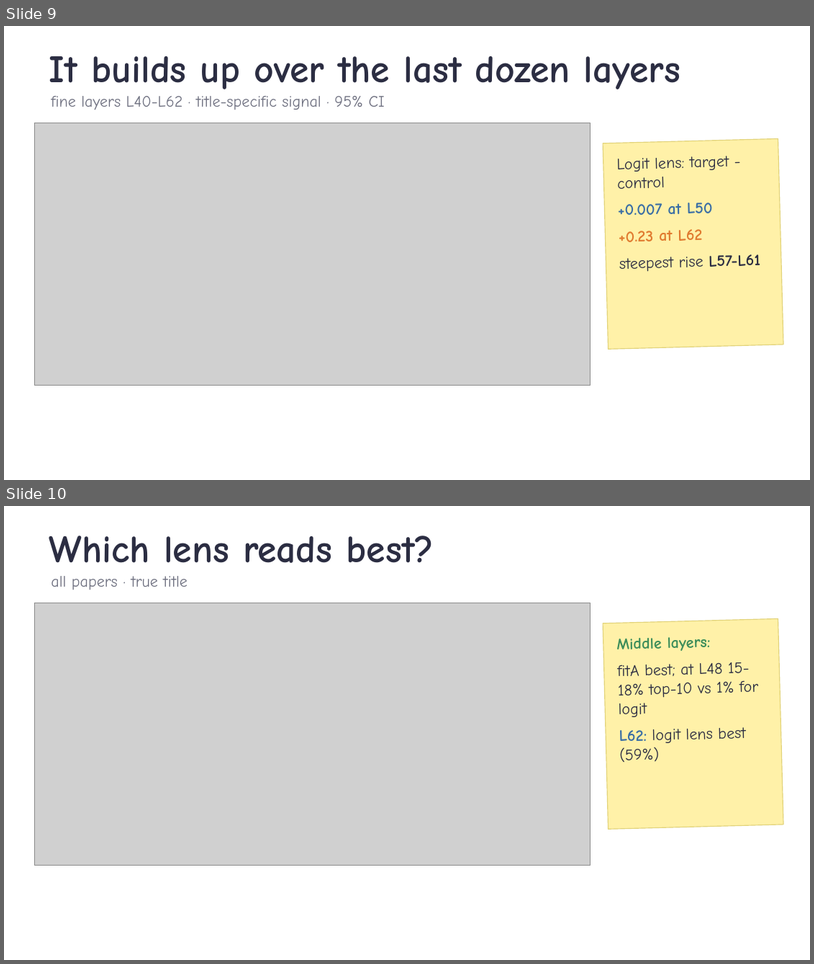
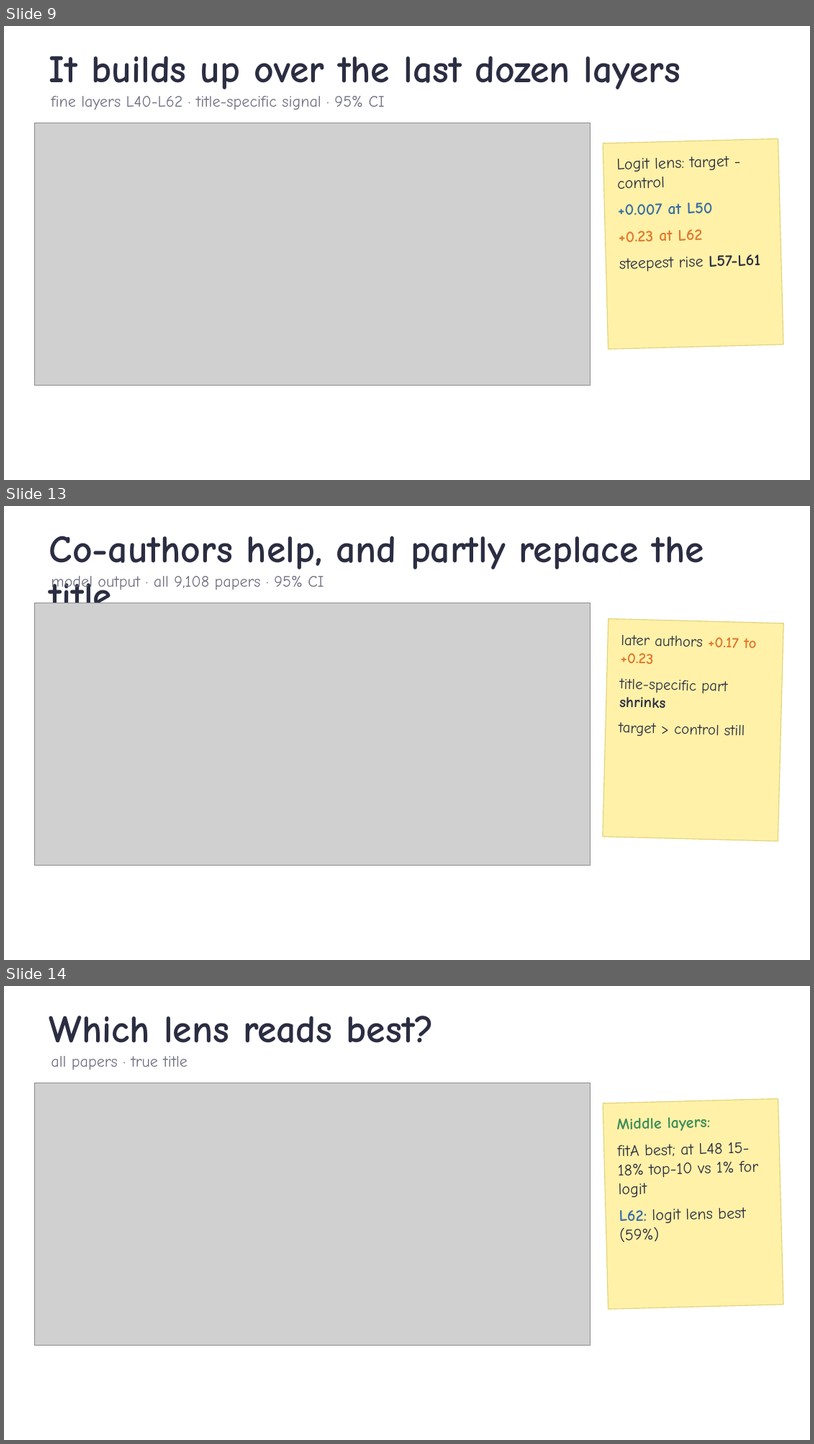
Before and after one commit to ZhiQ1/jlens-authorship-recall, a slide deck: experiment_files/351_stage10/reports/talk/Stage10_author_readout_talk.pptx. Shown one above the other, each under a label of ours: slides 9 and 10 before the commit, slides 9, 13 and 14 after it; the slides between them are not shown. The pictures are 814x964 and 814x1444 pixels, drawn with LibreOffice and Linux fonts; fonts in the diff are those of the drawing; grey boxes stand for pictures; background and template pictures are left out. Boxes give left, top, right and bottom in pixels: in the first picture for what was removed or moved away, otherwise in the second. Text is boxed around its words. In the diff, an @@ line names an element or a change of style, - is before the commit and + after.

Commit message:
Stage 11 results: patching, knockout, title-position probe, author chain; report and talk updated

```diff
--- a/experiment_files/351_stage10/reports/talk/Stage10_author_readout_talk.pptx
+++ b/experiment_files/351_stage10/reports/talk/Stage10_author_readout_talk.pptx
@@ slide 13 added at [4, 506, 810, 960], background picture (left out) @@
@@ text added at [49, 536, 705, 603], 46 pt, text #2B2D42, bold @@
+Co-authors help, and partly replace the title
@@ text added at [51, 576, 324, 592], 19 pt, text #6E7080 @@
+model output · all 9,108 papers · 95% CI
@@ picture added at [34, 602, 591, 865] @@
@@ rectangle added at [603, 619, 784, 841], fill #FFF1A8, outline #E2D37A 1 pt, 18 pt, text #2B2D42 @@
+later authors +0.17 to +0.23
+title-specific part shrinks
+target > control still
@@ what was slide 10 is now slide 14 @@
```
Also in this commit, not shown: 2 slides changed, 3 other slides added, 24 other files.
